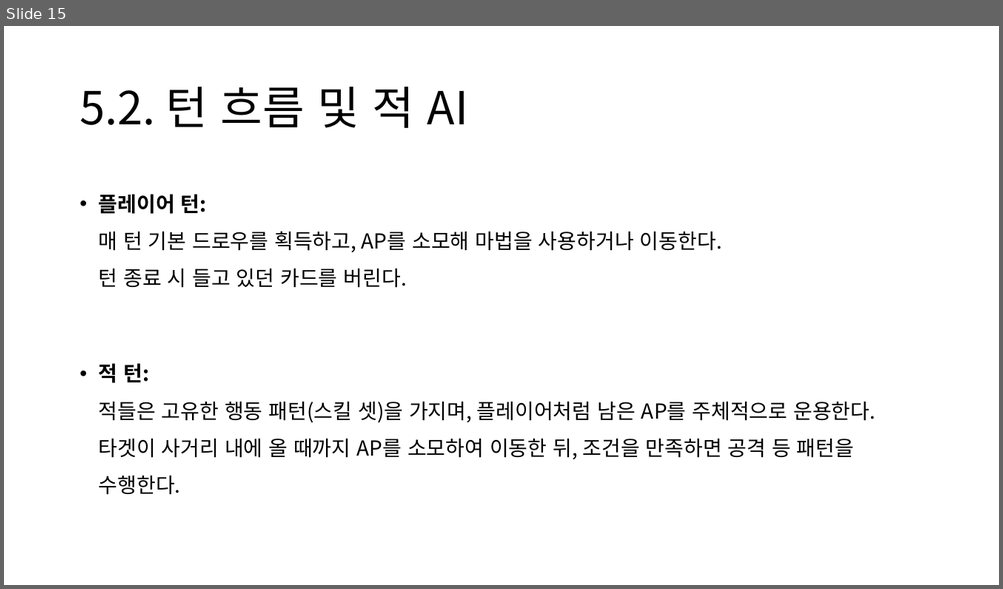
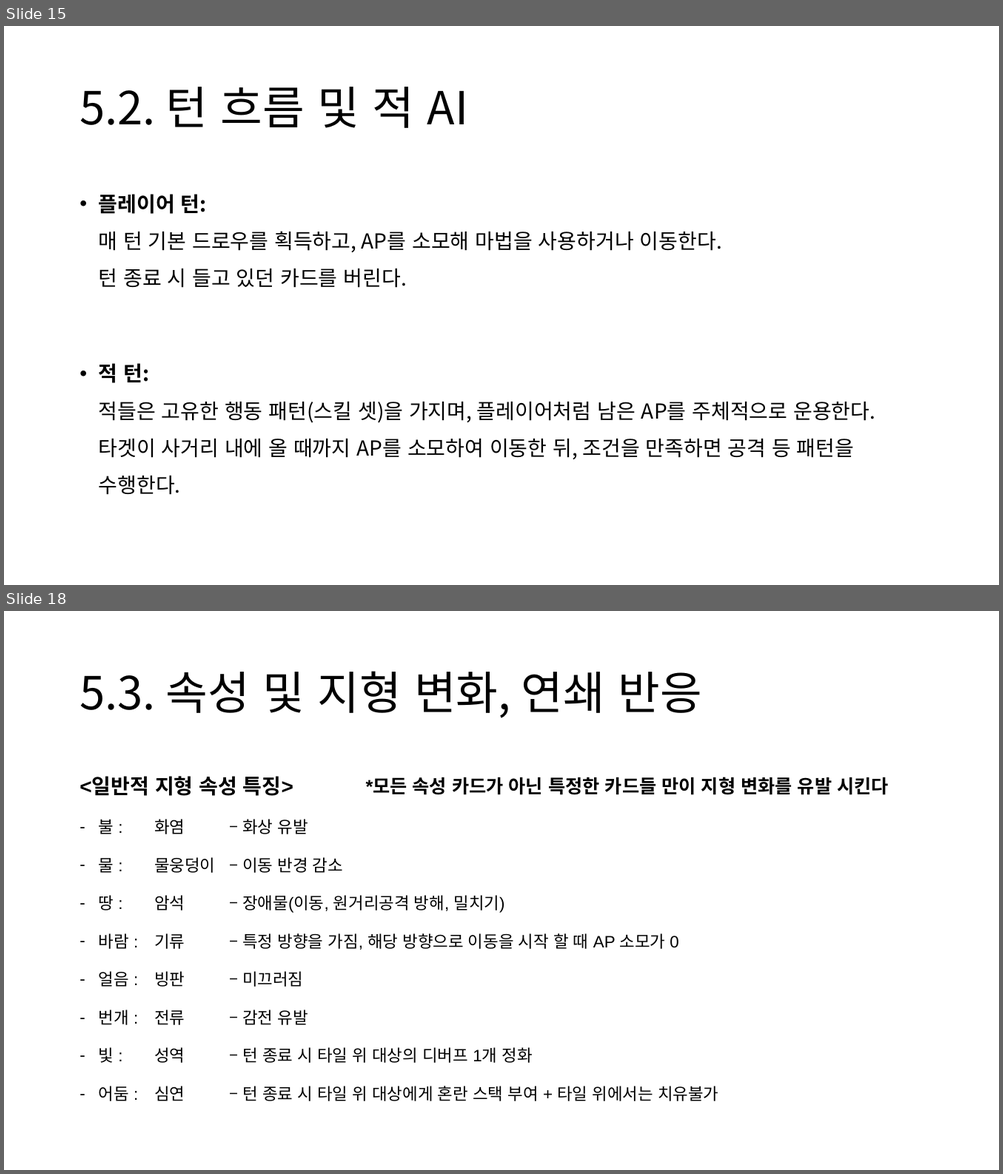
Before and after one commit to CrograNM/Project_Entropy, a slide deck: _문서/_Project Entropy 기획문서.pptx. Shown one above the other, each under a label of ours: slide 15 before the commit, slides 15 and 18 after it; the slides between them are not shown. The pictures are 1003x589 and 1003x1174 pixels, drawn with LibreOffice and Linux fonts; fonts in the diff are those of the drawing. Boxes give left, top, right and bottom in pixels: in the first picture for what was removed or moved away, otherwise in the second. Text is boxed around its words. In the diff, an @@ line names an element or a change of style, - is before the commit and + after.

Commit message:
#기획 : 속성 별 특징, 지형 속성 정리

```diff
--- a/_문서/_Project Entropy 기획문서.pptx
+++ b/_문서/_Project Entropy 기획문서.pptx
@@ slide 18 added at box(4, 611, 999, 1170), background #FFFFFF @@
@@ title added at box(79, 671, 701, 718), 44 pt, text #000000 @@
+5.3. 속성 및 지형 변화, 연쇄 반응
@@ text added at box(79, 776, 718, 1102), 16 pt, text #000000 @@
+<일반적 지형 속성 특징>
+– 불 : 화염 – 화상 유발
+– 물 : 물웅덩이 – 이동 반경 감소
+– 땅 : 암석 – 장애물(이동, 원거리공격 방해, 밀치기)
+– 바람 : 기류 – 특정 방향을 가짐, 해당 방향으로 이동을 시작 할 때 AP 소모가 0
+– 얼음 : 빙판 – 미끄러짐
+– 번개 : 전류 – 감전 유발
+– 빛 : 성역 – 턴 종료 시 타일 위 대상의 디버프 1개 정화
+– 어둠 : 심연 – 턴 종료 시 타일 위 대상에게 혼란 스택 부여 + 타일 위에서는 치유불가
@@ text added at box(366, 777, 888, 795), 18 pt, text #000000, bold @@
+*모든 속성 카드가 아닌 특정한 카드들 만이 지형 변화를 유발 시킨다
```
Also in this commit, not shown: 5 slides changed.
